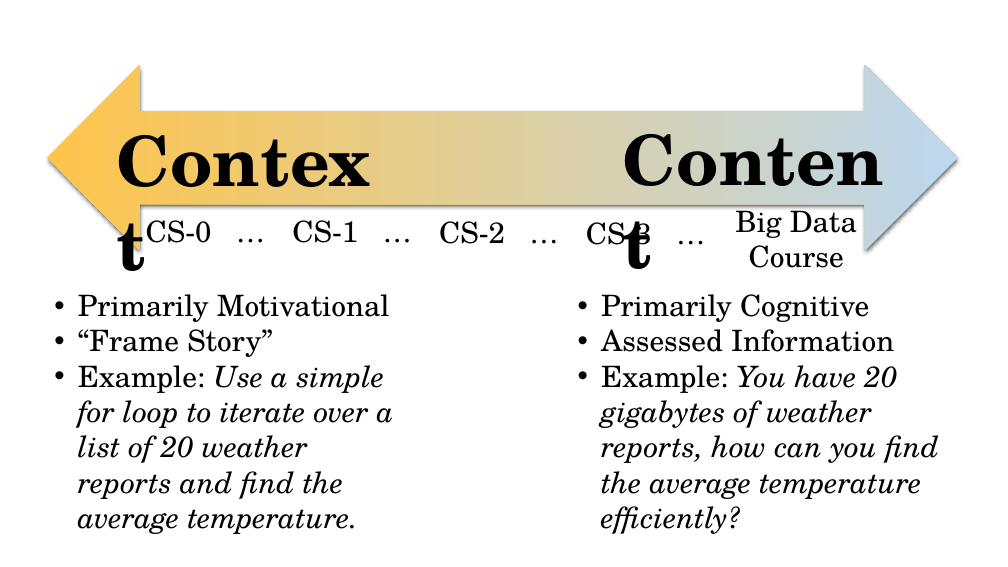
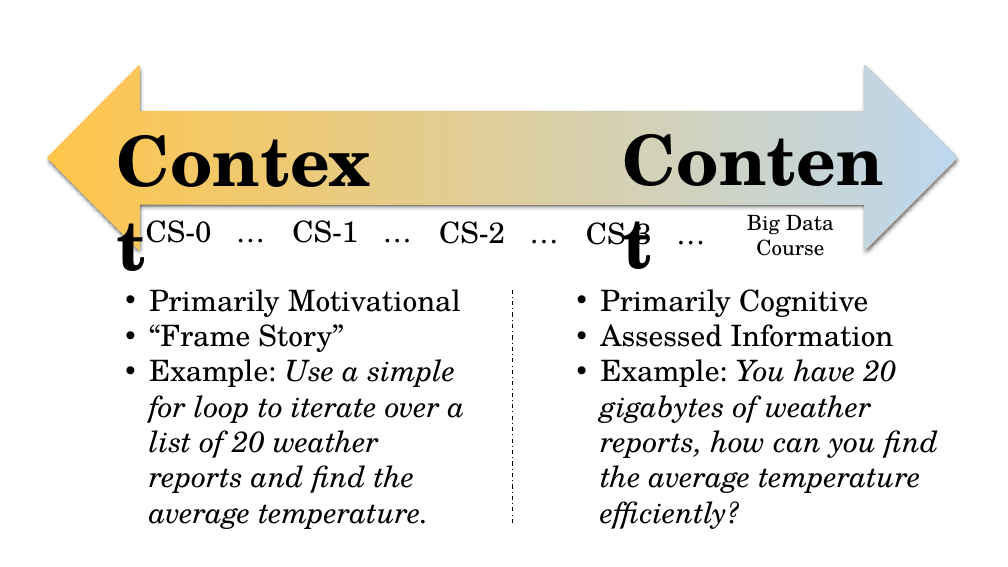
Before and after one commit to acbart/prelim, a slide deck: slide 5 of prelim/images/graphics.pptx. Drawn at 1008x567 pixels with LibreOffice and Linux fonts; fonts in the diff are those of the drawing. Boxes give left, top, right and bottom in pixels: in the first picture for what was removed or moved away, otherwise in the second. Text is boxed around its words. In the diff, an @@ line names an element or a change of style, - is before the commit and + after.

```diff
--- a/prelim/images/graphics.pptx
+++ b/prelim/images/graphics.pptx
@@ text "Big Data Course": place and size @@
-text "Big Data Course" at [735,203,857,268]
+text "Big Data Course" at [747,214,834,256]
@@ text "Big Data Course" at [747,214,834,256]: size 28 to 20 pt @@
@@ text "Primarily Motivational": place and size @@
-text "Primarily Motivational" at [78,294,394,534]
+text "Primarily Motivational" at [149,289,465,529]
@@ line added from (512, 290) to (512, 524), #000000 1 pt dashed @@
@@ text "Primarily Cognitive": place and size @@
-text "Primarily Cognitive" at [601,294,939,534]
+text "Primarily Cognitive" at [600,289,938,529]
```
Also in this commit, not shown: 45 other files.
